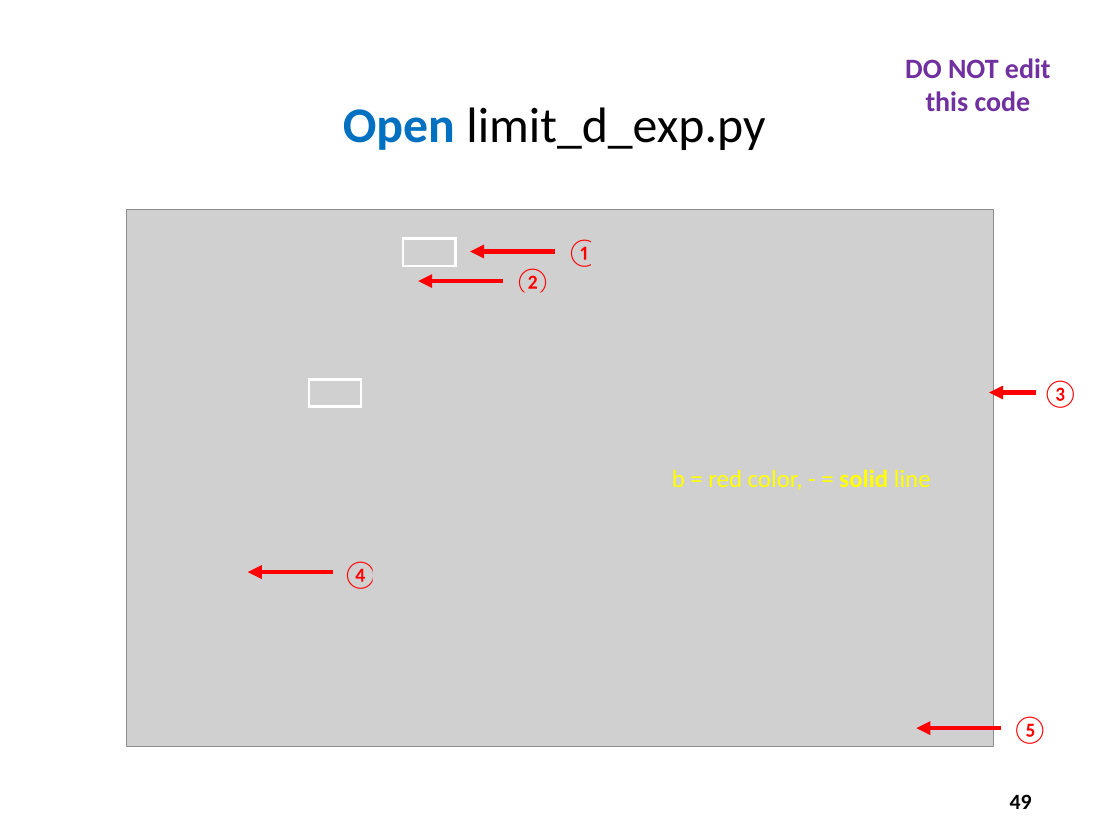
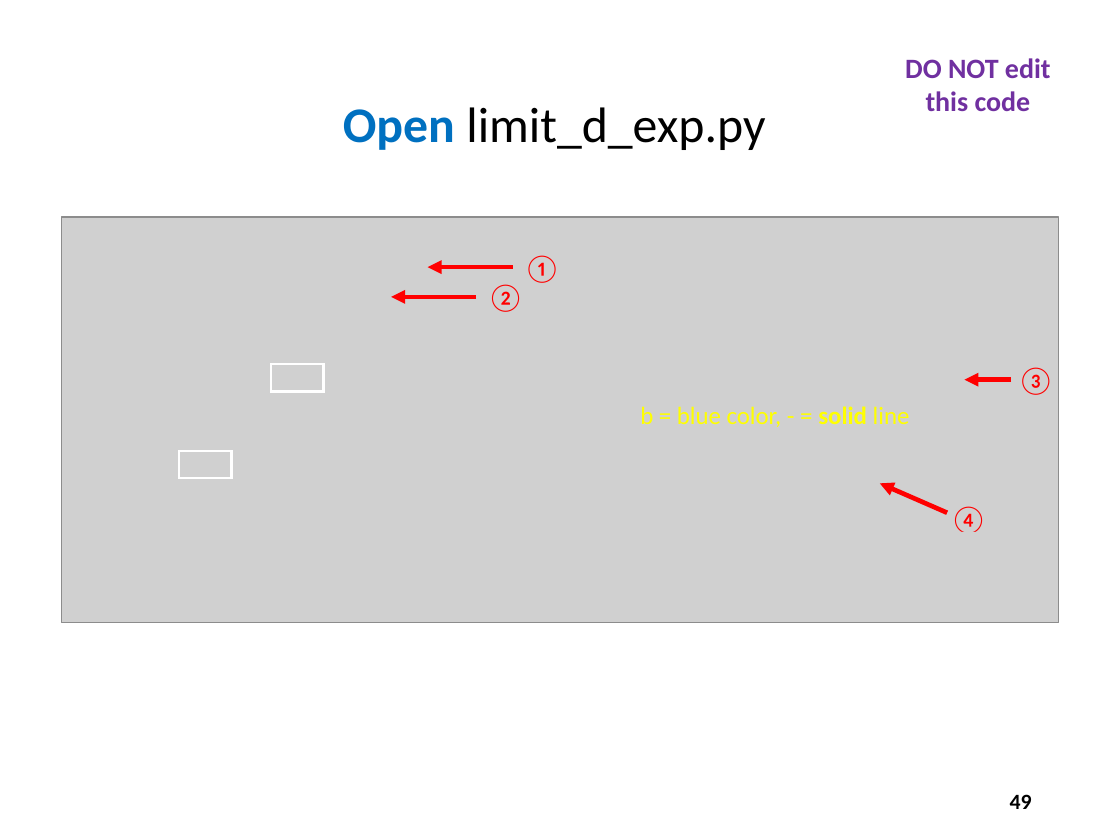
Before and after one commit to dbiersach/scicomp101, a slide deck: slide 49 of Session 06 - Infinite Series and Limits/Session 06 - Infinite Series and Limits.pptx. Drawn at 1120x840 pixels with LibreOffice and Linux fonts; fonts in the diff are those of the drawing; grey boxes stand for pictures. Boxes give left, top, right and bottom in pixels: in the first picture for what was removed or moved away, otherwise in the second. Text is boxed around its words. In the diff, an @@ line names an element or a change of style, - is before the commit and + after.

Commit message:
Update limit of e

```diff
--- a/Session 06 - Infinite Series and Limits/Session 06 - Infinite Series and Limits.pptx
+++ b/Session 06 - Infinite Series and Limits/Session 06 - Infinite Series and Limits.pptx
@@ picture: place and size @@
-picture at bbox=[127, 209, 993, 746]
+picture at bbox=[62, 217, 1060, 623]
@@ picture removed at bbox=[591, 214, 945, 316] @@
@@ arrow moved from (556, 252) - (470, 252) to (513, 268) - (428, 268) @@
@@ text "①": place and size @@
-text "①" at bbox=[566, 239, 603, 267]
+text "①" at bbox=[524, 255, 561, 283]
@@ picture removed at bbox=[386, 292, 579, 326] @@
@@ arrow moved from (503, 281) - (418, 281) to (476, 297) - (391, 297) @@
@@ text "②": place and size @@
-text "②" at bbox=[514, 268, 551, 293]
+text "②" at bbox=[487, 284, 524, 312]
@@ text "③": place and size @@
-text "③" at bbox=[1042, 380, 1079, 408]
+text "③" at bbox=[1017, 367, 1054, 395]
@@ rectangle: place and size @@
-rectangle at bbox=[309, 380, 362, 407]
+rectangle at bbox=[271, 364, 324, 391]
@@ arrow moved from (1036, 392) - (989, 392) to (1011, 380) - (964, 380) @@
@@ text at bbox=[640, 406, 910, 427]: text changed @@
-b = red color, - = solid line
+b = blue color, - = solid line
@@ rectangle: place and size @@
-rectangle at bbox=[403, 239, 456, 265]
+rectangle at bbox=[179, 450, 232, 477]
@@ arrow added from (948, 513) to (880, 484), #FF0000 3 pt @@
@@ text "④": place and size @@
-text "④" at bbox=[342, 561, 379, 589]
+text "④" at bbox=[950, 506, 987, 532]
@@ picture added at bbox=[799, 532, 1036, 604] @@
@@ picture removed at bbox=[373, 550, 787, 591] @@
@@ arrow removed from (333, 572) to (248, 572) @@
@@ text removed at bbox=[1011, 716, 1048, 744] @@
-⑤
@@ arrow removed from (1001, 728) to (916, 728) @@
```
Also in this commit, not shown: 3 other slides changed, 1 other file.
